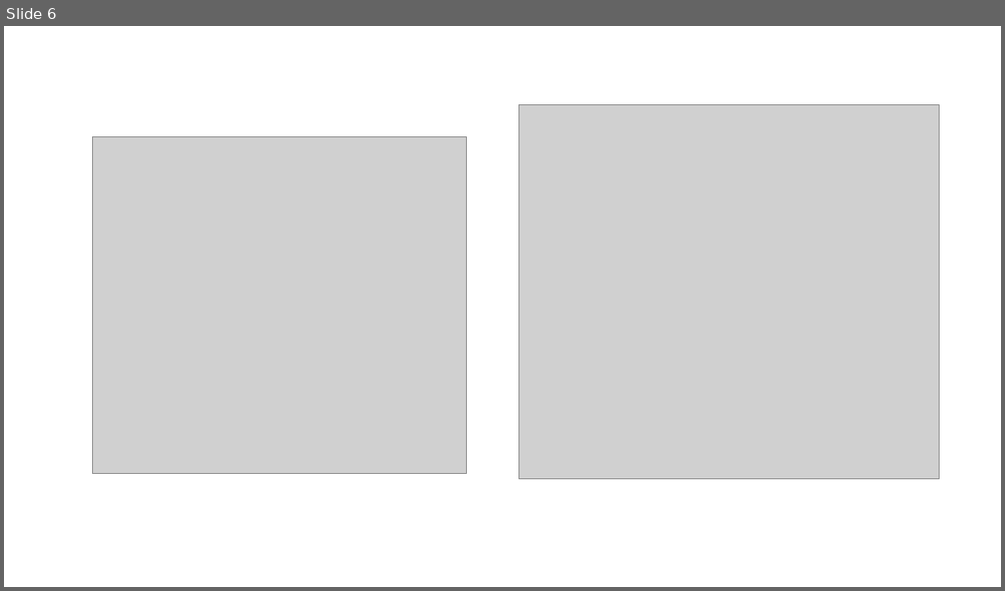
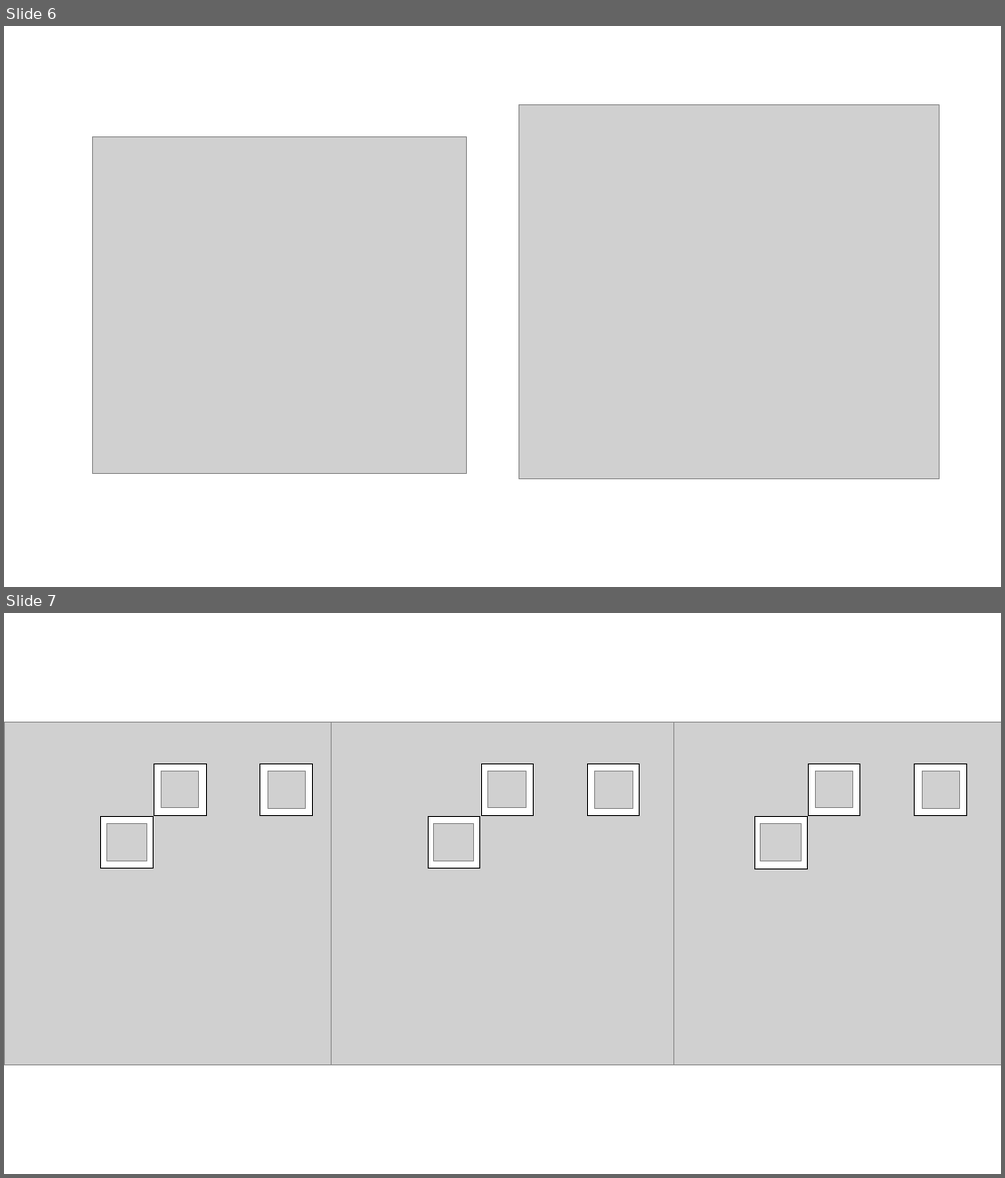
Before and after one commit to yuhodots/pacman, a slide deck: img/Env.pptx. Shown one above the other, each under a label of ours: slide 6 before the commit, slides 6 and 7 after it. The pictures are 1005x591 and 1005x1178 pixels, drawn with LibreOffice and Linux fonts; fonts in the diff are those of the drawing; grey boxes stand for pictures. Boxes give left, top, right and bottom in pixels: in the first picture for what was removed or moved away, otherwise in the second. Text is boxed around its words. In the diff, an @@ line names an element or a change of style, - is before the commit and + after.

```diff
--- a/img/Env.pptx
+++ b/img/Env.pptx
@@ slide 7 added at (x1=4, y1=613, x2=1001, y2=1174), background #FFFFFF @@
@@ picture added at (x1=4, y1=722, x2=347, y2=1064) @@
@@ picture added at (x1=331, y1=722, x2=673, y2=1064) @@
@@ picture added at (x1=658, y1=722, x2=1001, y2=1064) @@
@@ rectangle added at (x1=154, y1=763, x2=206, y2=815), fill #FFFFFF, outline #000000 0.25 pt @@
@@ picture added at (x1=161, y1=771, x2=198, y2=808) @@
@@ rectangle added at (x1=259, y1=763, x2=312, y2=815), fill #FFFFFF, outline #000000 0.25 pt @@
@@ picture added at (x1=268, y1=771, x2=306, y2=809) @@
@@ rectangle added at (x1=481, y1=763, x2=534, y2=815), fill #FFFFFF, outline #000000 0.25 pt @@
@@ picture added at (x1=488, y1=771, x2=526, y2=808) @@
@@ rectangle added at (x1=587, y1=763, x2=639, y2=815), fill #FFFFFF, outline #000000 0.25 pt @@
@@ picture added at (x1=595, y1=771, x2=633, y2=809) @@
@@ rectangle added at (x1=808, y1=763, x2=860, y2=815), fill #FFFFFF, outline #000000 0.25 pt @@
@@ picture added at (x1=816, y1=771, x2=853, y2=808) @@
@@ rectangle added at (x1=914, y1=763, x2=966, y2=815), fill #FFFFFF, outline #000000 0.25 pt @@
@@ picture added at (x1=922, y1=771, x2=960, y2=809) @@
@@ rectangle added at (x1=100, y1=817, x2=153, y2=868), fill #FFFFFF, outline #000000 0.25 pt @@
@@ picture added at (x1=106, y1=824, x2=146, y2=861) @@
@@ rectangle added at (x1=428, y1=817, x2=479, y2=868), fill #FFFFFF, outline #000000 0.25 pt @@
@@ picture added at (x1=433, y1=824, x2=474, y2=861) @@
@@ rectangle added at (x1=755, y1=817, x2=807, y2=868), fill #FFFFFF, outline #000000 0.25 pt @@
@@ picture added at (x1=760, y1=824, x2=801, y2=861) @@
```
Also in this commit, not shown: 18 other files.
